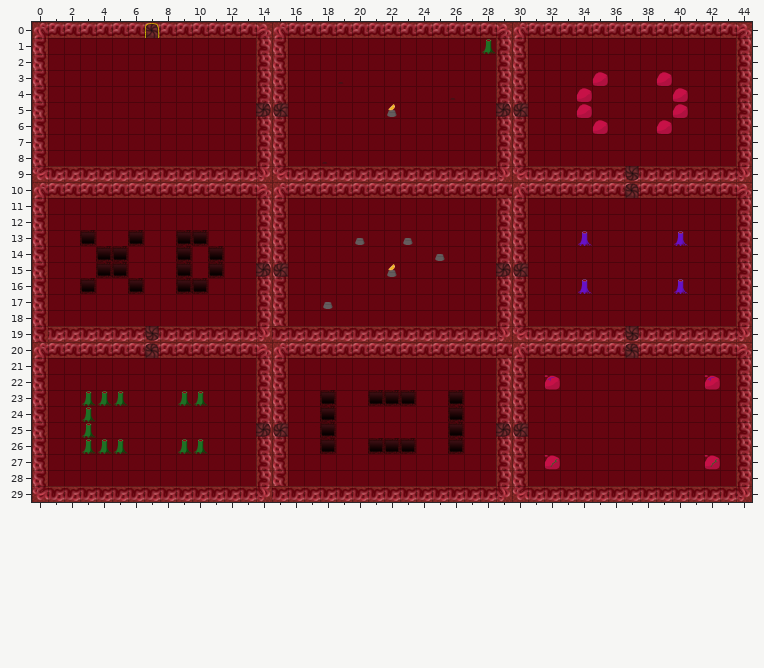
An edit to a level. Tiled map (JSON), public/benchmark2/assets/tilemaps/level2.json. Above, as it was before the edit.
Cells are 64x64 px. Shown: x 0..44, y 0..29.
New version:
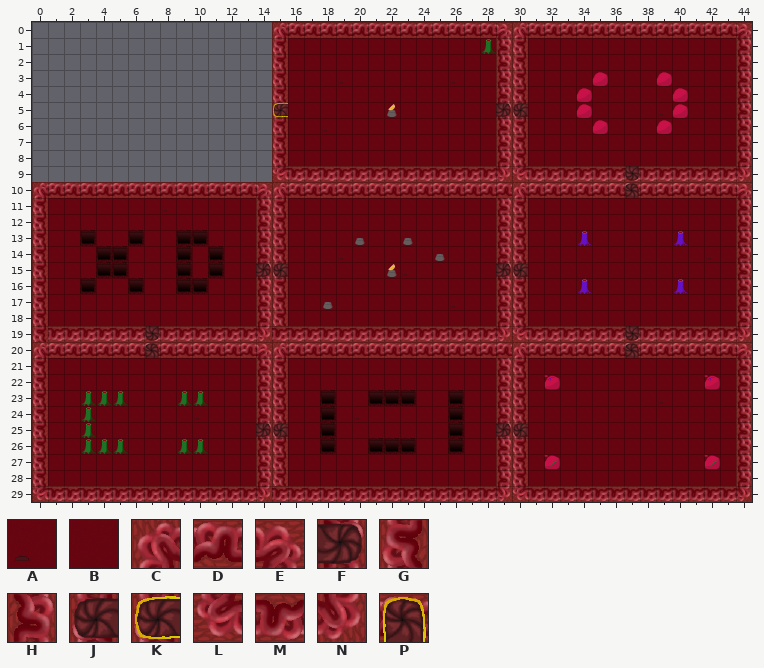
Key: from "tileset": A 13, B 30, C 70, D 71, E 72, F 78, G 80, H 82, J 88, K 89, L 90, M 91, N 92, P 94.
_ is an empty cell.
Log entry: All Levels
What changed:
Layer "floor":
Tile A replaces tile B in row 3 at x 26; in row 5 at x 39; in row 6 at x 18; in row 11 at x 8; in row 14 at x 19 and 42; in row 15 at x 23.
Tile A replaces tile B in row 17 at x 26; in row 23 at x 39; in row 24 at x 10 and 20.
The edit erases the tile that lay hidden in row 0 at x 0 to 14; in rows 1 to 8 at x 0 and 14; in row 9 at x 0 to 14.
The edit erases tile B in rows 1 to 8 at x 1 to 13.
Layer "collidable":
The edit erases tile A in row 4 at x 26; in row 8 at x 18.
The edit erases tile C in row 0 at x 0.
The edit erases tile D in row 0 at x 1 to 6 and 8 to 13.
The edit erases tile E in row 0 at x 14.
The edit erases tile G in rows 1 to 8 at x 0.
The edit erases tile H in rows 1 to 4 at x 14; in rows 6 to 8 at x 14.
The edit erases tile L in row 9 at x 0.
The edit erases tile M in row 9 at x 1 to 13.
The edit erases tile N in row 9 at x 14.
Layer "doors":
Tile K replaces tile J in row 5 at x 15.
The edit erases tile F in row 5 at x 14.
The edit erases tile P in row 0 at x 7.
